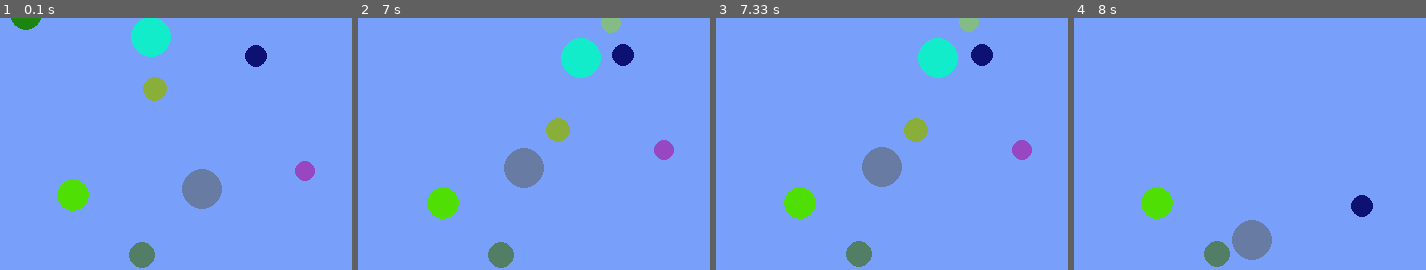
Above: before the commit, frames 1-4 (left to right).
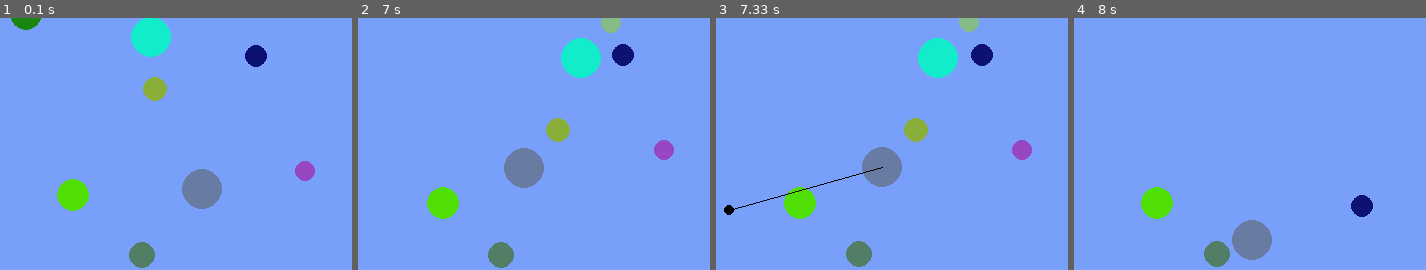
Above: after the commit, the same moments.

Repository: maciejbac/pyGame
Game: pygame game, started from main.py
Same seed, same stepped clock (60 frames per second), same inputs: the game is played once before the commit and once after it.
Inputs (mouse positions are % of the whole screen's width and height, from its top left):
- Up to frame 1 (0.1 s): no input
- Up to frame 2 (7 s): no input
- Up to frame 3 (7.33 s): press the mouse at (72, 77) at 7.17 s; move the mouse to (49, 86) at 7.27 s
- Up to frame 4 (8 s): release the mouse at (25, 94) at 7.4 s
The pictures show only the part of the screen within x 47-97%, y 48-97%; the shares and areas given below are measured in that part.

Frames 1-2 are identical in both runs. In frame 3, 0.3% of the frame differs, in the area x 2-48%, y 59-79%; in frame 4, nothing differs.

Commit message:
Added power and direction indicator

Diff:
--- a/main.py
+++ b/main.py
@@ -15,7 +15,7 @@
 background_color = (120, 160, 250)
 pygame.display.set_caption('Ball game')
 particle_count = 25
-gravity = 'off'
+gravity_on = False
 gravity = (math.pi, 0.02)
 mass_of_air = 0.1
 elasticity = 0.95
@@ -36,7 +36,7 @@
         self.size = size
         self.mass = mass
 
-        # TEMPORARY: set random colour and thickness, TODO: add support for manual colour selection
+        # TEMPORARY: set random colour and thickness
         self.colour = (random.randint(0, 255), random.randint(0, 255), random.randint(0, 255))
         self.thickness = 40
 
@@ -55,7 +55,7 @@
         self.x += math.sin(self.angle) * self.speed
         self.y -= math.cos(self.angle) * self.speed
 
-        if gravity == 'on':
+        if gravity_on:
             # Gravity function that adds a pre-defined gravity vector to the existing movement vector of the particle
             (self.angle, self.speed) = add_vectors(self.angle, self.speed, *gravity)
 
@@ -172,6 +172,9 @@
             dy = mouseY - selected_particle.y
             selected_particle.angle = math.atan2(dy, dx) - 0.5 * math.pi
             selected_particle.speed = math.hypot(dx, dy) * 0.1
+            # Draw dot when a particle is selected
+            pygame.draw.line(screen, (0, 0, 0), (mouseX, mouseY), (selected_particle.x, selected_particle.y))
+            pygame.draw.circle(screen, (0, 0, 0), (mouseX, mouseY), 5, 5)
 
         particle.display()
 
